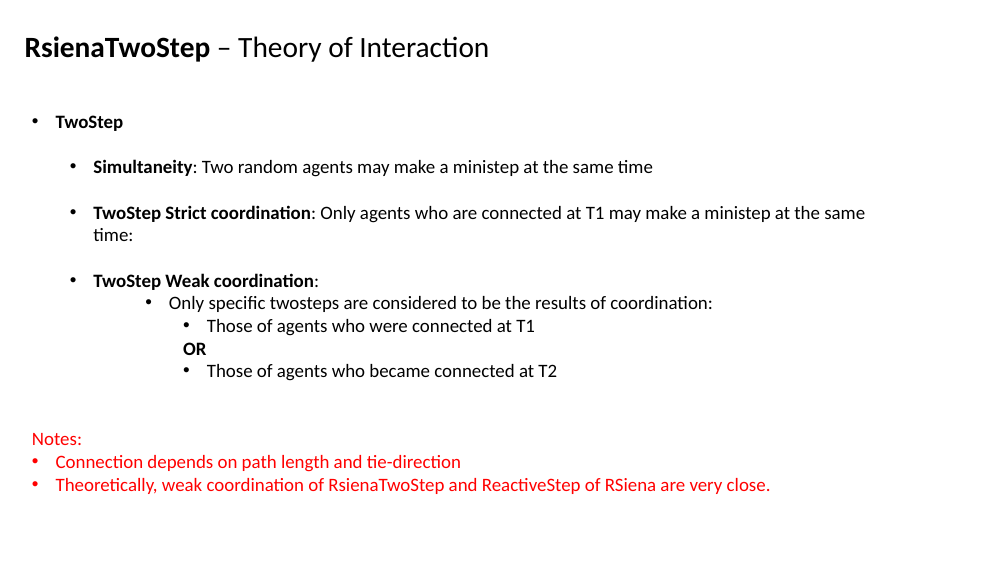
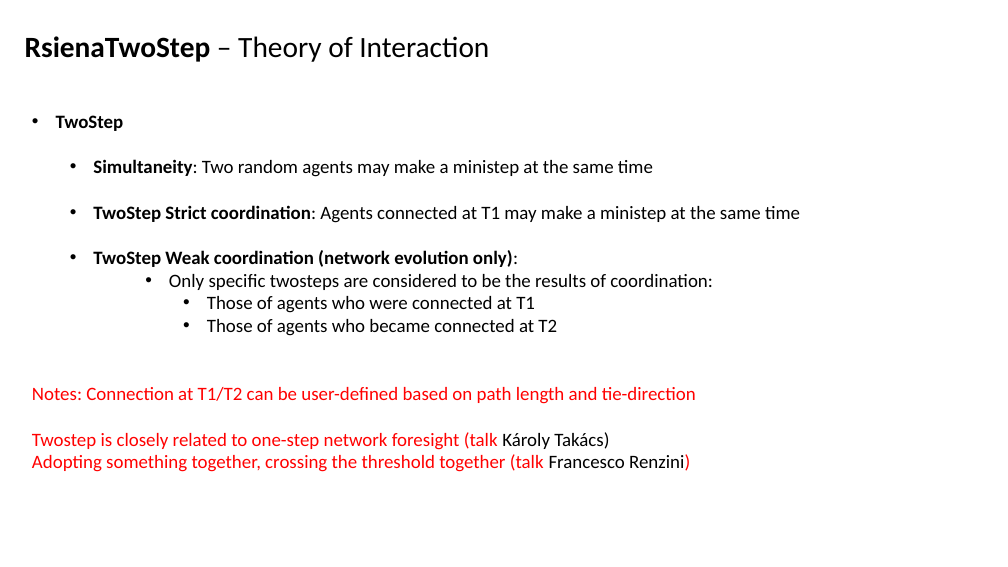
Before and after one commit to Niels-Vullings/RsienaTwoStep, a slide deck: slide 19 of nonbuild/RsienaTwoStep_JT.pptm. Drawn at 1008x567 pixels with LibreOffice and Linux fonts; fonts in the diff are those of the drawing. Boxes give left, top, right and bottom in pixels: in the first picture for what was removed or moved away, otherwise in the second. Text is boxed around its words. In the diff, an @@ line names an element or a change of style, - is before the commit and + after.

```diff
--- a/nonbuild/RsienaTwoStep_JT.pptm
+++ b/nonbuild/RsienaTwoStep_JT.pptm
@@ text at (93, 205, 800, 267): text changed; bold on @@
-  • TwoStep Strict coordination: Only agents who are connected at T1 may make a ministep at the same time:
-  • TwoStep Weak coordination:
+  • TwoStep Strict coordination: Agents connected at T1 may make a ministep at the same time
+  • TwoStep Weak coordination (network evolution only):
@@ text at (183, 342, 206, 355): paragraph removed @@
-        OR
@@ text at (32, 387, 696, 472): text changed @@
-Notes:
-• Connection depends on path length and tie-direction
-• Theoretically, weak coordination of RsienaTwoStep and ReactiveStep of RSiena are very close.
+Notes: Connection at T1/T2 can be user-defined based on path length and tie-direction
+Twostep is closely related to one-step network foresight (talk Károly Takács)
+Adopting something together, crossing the threshold together (talk Francesco Renzini)
```
Also in this commit, not shown: 31 other slides changed, 14 slides added, 14 slides removed, 51 other files.
